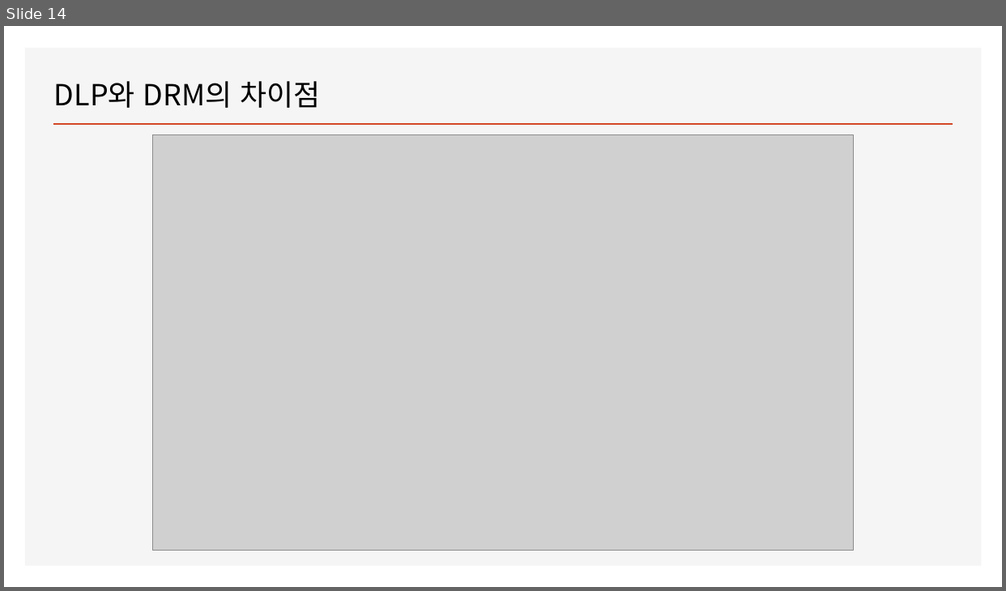
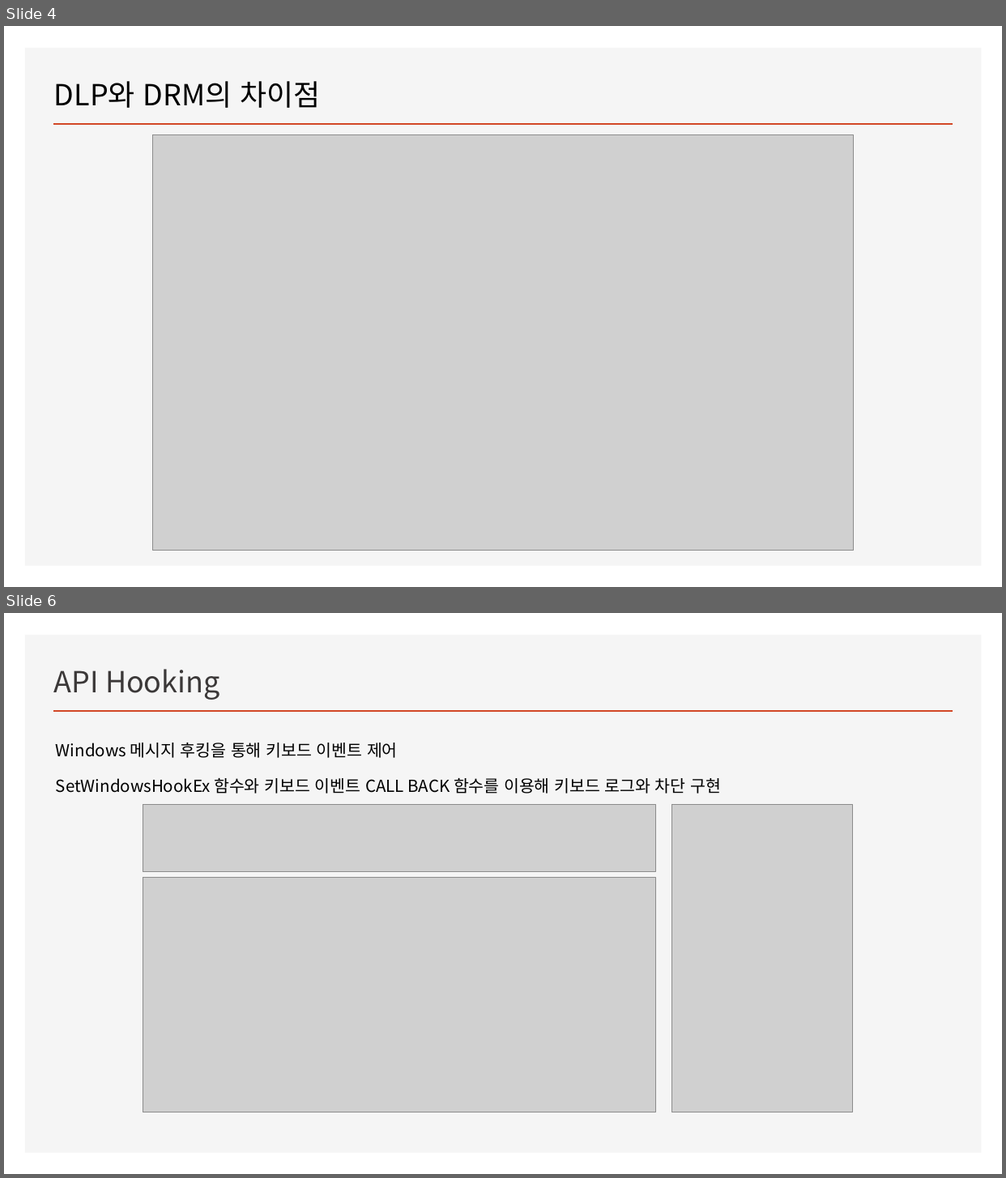
Before and after one commit to wsxc94/DLP-Study, a slide deck: 에이전트발표.pptx. Shown one above the other, each under a label of ours: slide 14 before the commit, slides 4 and 6 after it; the slides between them are not shown. The pictures are 1006x591 and 1006x1178 pixels, drawn with LibreOffice and Linux fonts; fonts in the diff are those of the drawing; grey boxes stand for pictures. Boxes give left, top, right and bottom in pixels: in the first picture for what was removed or moved away, otherwise in the second. Text is boxed around its words. In the diff, an @@ line names an element or a change of style, - is before the commit and + after.

```diff
--- a/에이전트발표.pptx
+++ b/에이전트발표.pptx
@@ slide 6 added at box(4, 613, 1002, 1174), background #FFFFFF; not listed: 2 template elements that a slide beside it also shows @@
@@ title added at box(54, 669, 219, 700), 28 pt, text #3B3838 @@
+API Hooking
@@ text added at box(56, 743, 721, 794), 16 pt, text #000000 @@
+Windows 메시지 후킹을 통해 키보드 이벤트 제어
+SetWindowsHookEx 함수와 키보드 이벤트 CALL BACK 함수를 이용해 키보드 로그와 차단 구현
@@ picture added at box(143, 806, 656, 873) @@
@@ picture added at box(672, 806, 853, 1113) @@
@@ picture added at box(143, 877, 656, 1112) @@
@@ what was slide 14 is now slide 4 @@
```
Also in this commit, not shown: 2 slides changed, 3 other slides added, 5 other files.
